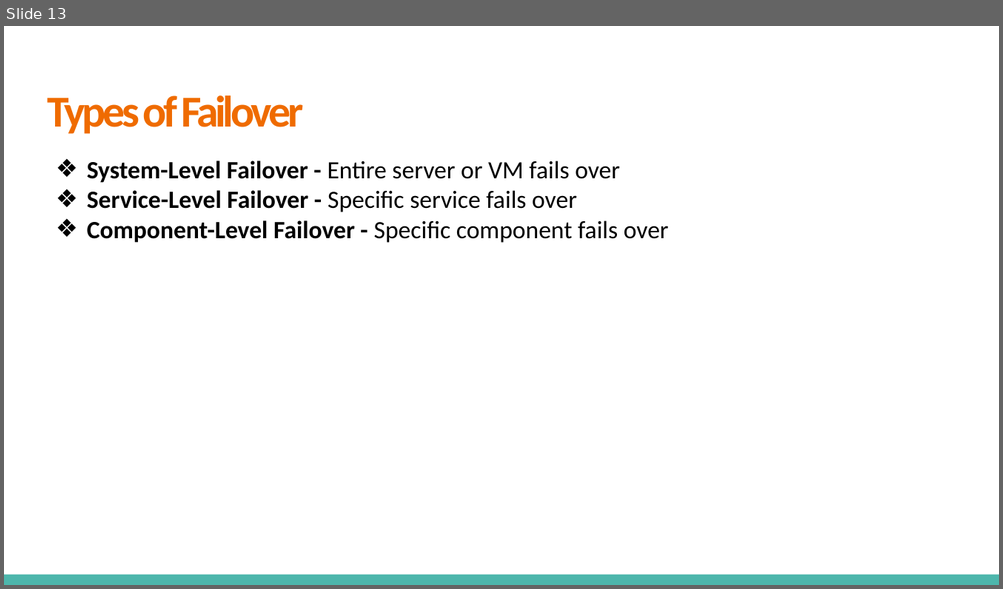
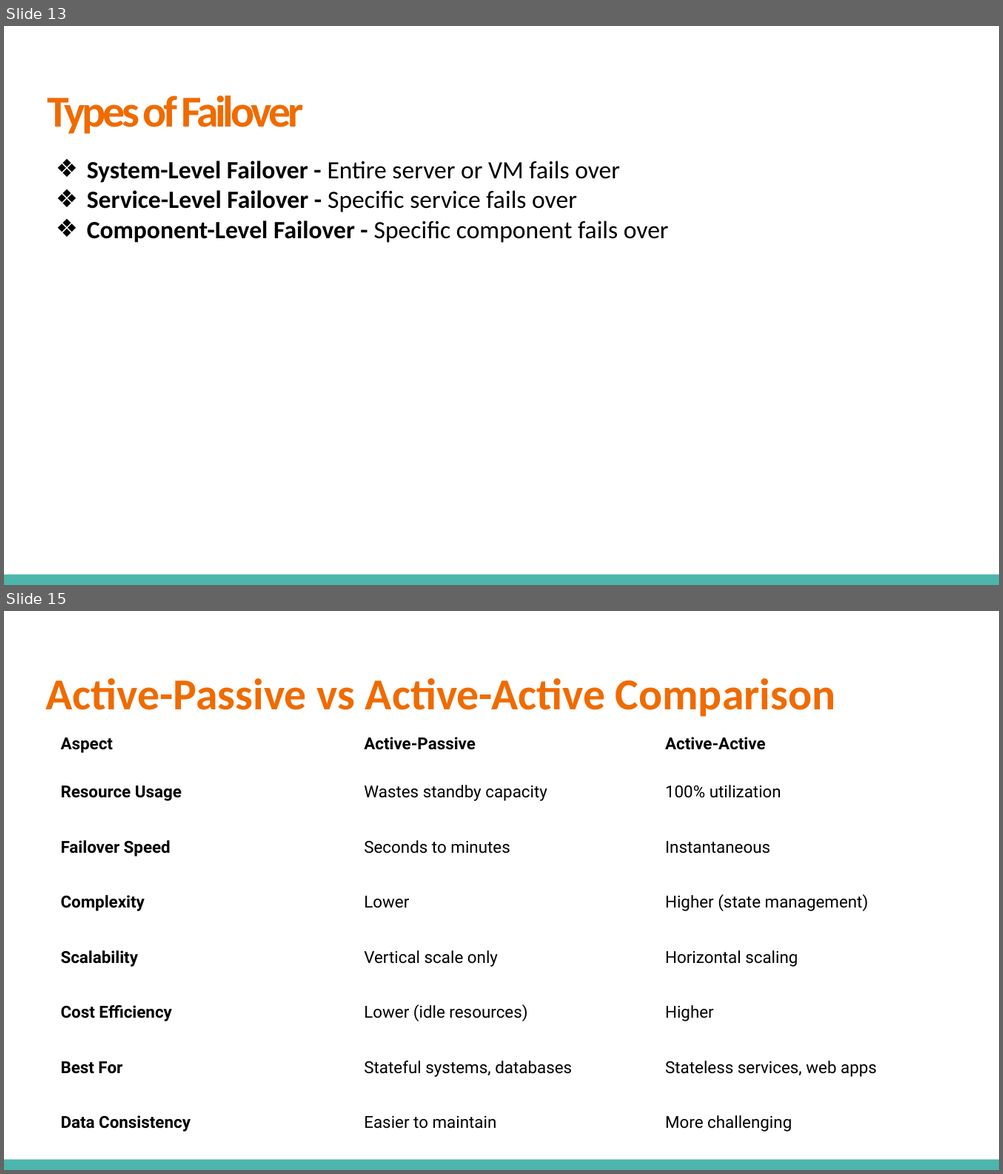
Before and after one commit to VikashChauhan51/system-design, a slide deck: High Level System Design/Fundamentals/2. Attributes of Distributed Systems/Attributes of Distributed Systems.pptx. Shown one above the other, each under a label of ours: slide 13 before the commit, slides 13 and 15 after it; the slides between them are not shown. The pictures are 1003x589 and 1003x1174 pixels, drawn with LibreOffice and Linux fonts; fonts in the diff are those of the drawing. Boxes give left, top, right and bottom in pixels: in the first picture for what was removed or moved away, otherwise in the second. Text is boxed around its words. In the diff, an @@ line names an element or a change of style, - is before the commit and + after.

Commit message:
Distributed System Theorems and  Data Structures

```diff
--- a/High Level System Design/Fundamentals/2. Attributes of Distributed Systems/Attributes of Distributed Systems.pptx
+++ b/High Level System Design/Fundamentals/2. Attributes of Distributed Systems/Attributes of Distributed Systems.pptx
@@ slide 15 added at [4,611,999,1170], background #FFFFFF; not listed: 1 template element that a slide beside it also shows @@
@@ title added at [46,678,836,717], 32 pt, text #EF6B00, bold @@
+Active-Passive vs Active-Active Comparison
@@ table added at [54,721,958,1147], 8 rows, 3 columns @@
+Aspect | Active-Passive | Active-Active
+Resource Usage | Wastes standby capacity | 100% utilization
+Failover Speed | Seconds to minutes | Instantaneous
+Complexity | Lower | Higher (state management)
+Scalability | Vertical scale only | Horizontal scaling
+Cost Efficiency | Lower (idle resources) | Higher
+Best For | Stateful systems, databases | Stateless services, web apps
+Data Consistency | Easier to maintain | More challenging
```
Also in this commit, not shown: 2 slides changed, 18 other slides added, 2 other files.
